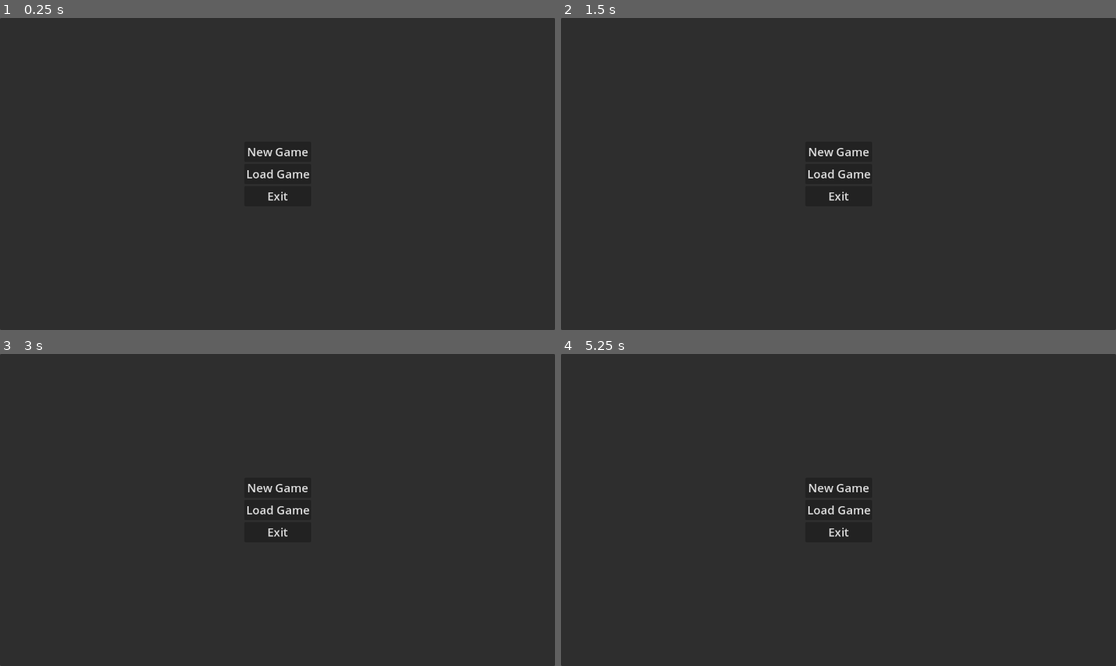
Above: before the commit, frames 1-4 (two rows, left to right).
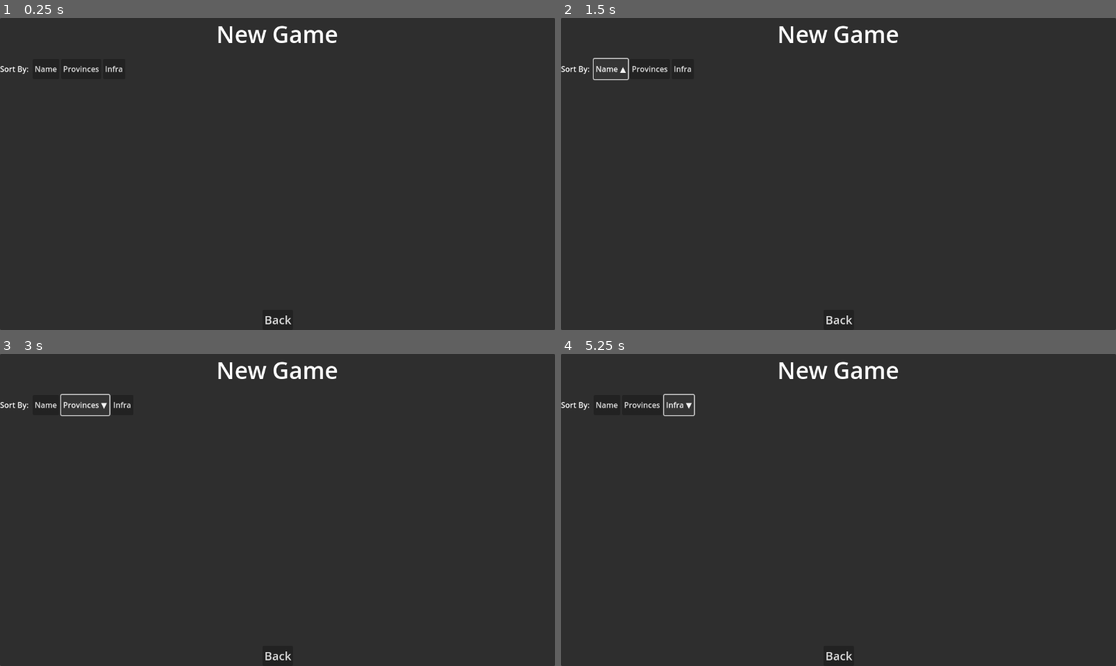
Above: after the commit, the same moments.

Repository: tsallustro/map-game
Game: Godot game, scene res://scenes/mainmenu.tscn
Same seed, same stepped clock (60 frames per second), same inputs: the game is played once before the commit and once after it.
Inputs (mouse positions are in pixels of both pictures, inside the frame that each line leads up to):
- Up to frame 1 (0.25 s): no input
- Up to frame 2 (1.5 s): click (605, 67) at 0.5 s, where only the run after the commit has a clickable "Name"; click (610, 67) at 1.25 s, where only the run after the commit has a clickable "Name ▼"
- Up to frame 3 (3 s): click (49, 403) at 2 s, where only the run after the commit has a clickable "Name ▲"; click (88, 403) at 2.75 s, where only the run after the commit has a clickable "Provinces"
- Up to frame 4 (5.25 s): click (644, 403) at 3.5 s, where only the run after the commit has a clickable "Provinces ▼"; click (644, 403) at 4.25 s, where only the run after the commit has a clickable "Provinces ▲"; click (683, 403) at 5 s, where only the run after the commit has a clickable "Infra"

The runs differ from the first frame. In frame 1, 1.1% of the frame differs, in the area x 0-61%, y 2-99%; in frame 2, 1.2%; in frame 3, 1.2%; in frame 4, 1.2%.

Commit message:
Sortable new game screen

Diff:
--- a/scenes/mainmenu.tscn
+++ b/scenes/mainmenu.tscn
@@ -20,6 +20,7 @@
 script = ExtResource("1_5mbse")
 
 [node name="InitialButtons" type="VBoxContainer" parent="BasePanel"]
+visible = false
 layout_mode = 1
 anchors_preset = 8
 anchor_left = 0.5
@@ -95,7 +96,6 @@
 text = "Back"
 
 [node name="NewGameScreen" type="Control" parent="BasePanel"]
-visible = false
 layout_mode = 1
 anchors_preset = 15
 anchor_right = 1.0
@@ -110,6 +110,28 @@
 theme_override_font_sizes/font_size = 48
 text = "New Game"
 horizontal_alignment = 1
+
+[node name="HBoxContainer" type="HBoxContainer" parent="BasePanel/NewGameScreen"]
+layout_mode = 0
+offset_top = 85.0
+offset_right = 1152.0
+offset_bottom = 127.0
+
+[node name="Label" type="Label" parent="BasePanel/NewGameScreen/HBoxContainer"]
+layout_mode = 2
+text = "Sort By: "
+
+[node name="NameSortButton" type="Button" parent="BasePanel/NewGameScreen/HBoxContainer"]
+layout_mode = 2
+text = "Name"
+
+[node name="ProvinceSortButton" type="Button" parent="BasePanel/NewGameScreen/HBoxContainer"]
+layout_mode = 2
+text = "Provinces"
+
+[node name="InfraSortButton" type="Button" parent="BasePanel/NewGameScreen/HBoxContainer"]
+layout_mode = 2
+text = "Infra"
 
 [node name="CountrySelectScroll" type="ScrollContainer" parent="BasePanel/NewGameScreen"]
 layout_mode = 1
--- a/scripts/UI/mainmenu/MainMenuController.gd
+++ b/scripts/UI/mainmenu/MainMenuController.gd
@@ -13,32 +13,60 @@
 @onready var new_game_back_button: Button = $NewGameScreen/NewGameBackButton
 @onready var country_select_container: VBoxContainer = $NewGameScreen/CountrySelectScroll/CountrySelect
 
+# New Game Sort Buttons
+@onready var name_sort_button: Button = $NewGameScreen/HBoxContainer/NameSortButton
+@onready var prov_sort_button: Button = $NewGameScreen/HBoxContainer/ProvinceSortButton
+@onready var infra_sort_button: Button = $NewGameScreen/HBoxContainer/InfraSortButton
+
 # Menus
 @onready var initial_buttons: VBoxContainer = $InitialButtons
 @onready var load_game_screen: Control = $LoadGameScreen
 @onready var new_game_screen: Control = $NewGameScreen
 
+# New Game Sort Logic
+enum SortMode {NAME, PROV, INFRA, UNSORTED}
+var sort_mode_to_buttons = {}
+var sort_mode = SortMode.UNSORTED
+var country_select_entries = []
+var up_triangle = "▲"
+var down_triangle = "▼"
+var sort_is_down = true
+
 func _ready() -> void:
+	sort_mode_to_buttons = {SortMode.NAME: {"btn": name_sort_button, "text": "Name"},
+	SortMode.PROV: {"btn": prov_sort_button, "text": "Provinces"},
+	SortMode.INFRA: {"btn": infra_sort_button, "text": "Infra"}}
+
 	new_game_button.pressed.connect(_on_new_game_button_clicked)
 	load_game_button.pressed.connect(_on_load_game_button_clicked)
 	exit_button.pressed.connect(_on_exit_button_clicked)
 	load_game_back_button.pressed.connect(_on_load_game_back_button_clicked)
 	new_game_back_button.pressed.connect(_on_new_game_back_button_clicked)
 
+	name_sort_button.pressed.connect(func(): _sort_new_game_countries(SortMode.NAME))
+	prov_sort_button.pressed.connect(func(): _sort_new_game_countries(SortMode.PROV))
+	infra_sort_button.pressed.connect(func(): _sort_new_game_countries(SortMode.INFRA))
 
 func _on_new_game_button_clicked() -> void:
 	GameState.load_all()
 	initial_buttons.visible = false
 	new_game_screen.visible = true
+	_build_country_select_entries()
+	_sort_new_game_countries(SortMode.NAME)
+	for entry in country_select_entries:
+		country_select_container.add_child(entry["obj"])
+
+
+func _build_country_select_entries() -> void:
 	for country_id in GameState.countries:
 		var cont := HBoxContainer.new()
 		cont.size_flags_horizontal = Control.SIZE_EXPAND_FILL
-		country_select_container.add_child(cont)
 		cont.alignment = BoxContainer.ALIGNMENT_CENTER
 
 		var country_data = GameState.countries[country_id]
 		var country_name = country_data["name"]
-
+		var province_count = GameState.province_count_by_country_id[country_id]
+		var infra = GameState.total_infra_by_country_id[country_id]
 		# Color rectangle
 		var color_rect = ColorRect.new()
 		color_rect.custom_minimum_size = Vector2(120, 80)
@@ -49,10 +77,44 @@
 		# Name and data
 		var country_select_entry = Button.new()
 		country_select_entry.size_flags_horizontal = Control.SIZE_EXPAND_FILL
-		country_select_entry.text = "%s | Total provinces: %d | Total infra: %d" % [country_name, GameState.province_count_by_country_id[country_id], GameState.total_infra_by_country_id[country_id]]
+		country_select_entry.text = "%s | Total provinces: %d | Total infra: %d" % [country_name, province_count, infra]
 		cont.add_child(country_select_entry)
 		country_select_entry.pressed.connect(func(): _new_game(country_id))
 
+		country_select_entries.append({"name": country_name, "provinces": province_count, "infra": infra, "obj": cont})
+
+func _sort_new_game_countries(new_sort: SortMode) -> void:
+	if new_sort == sort_mode:
+		country_select_entries.reverse()
+		sort_is_down = !sort_is_down
+		var button: Button = sort_mode_to_buttons[new_sort]["btn"]
+		var button_text: String = sort_mode_to_buttons[new_sort]["text"]
+		button.text = "%s %s" % [button_text, down_triangle if sort_is_down else up_triangle]
+	else:
+		match new_sort:
+			SortMode.NAME:
+				country_select_entries.sort_custom(func(a, b): return a["name"] < b["name"])
+			SortMode.PROV:
+				country_select_entries.sort_custom(func(a, b): return a["provinces"] > b["provinces"])
+			SortMode.INFRA:
+				country_select_entries.sort_custom(func(a, b): return a["infra"] > b["infra"])
+
+		# Set new sort button
+		var new_button: Button = sort_mode_to_buttons[new_sort]["btn"]
+		var new_button_text: String = sort_mode_to_buttons[new_sort]["text"]
+		new_button.text = "%s %s" % [new_button_text, down_triangle]
+		sort_is_down = true
+
+		# Reset old sort button
+		if sort_mode != SortMode.UNSORTED:
+			var old_button: Button = sort_mode_to_buttons[sort_mode]["btn"]
+			old_button.text = sort_mode_to_buttons[sort_mode]["text"]
+
+		sort_mode = new_sort
+	for child in country_select_container.get_children():
+		country_select_container.remove_child(child)
+	for entry in country_select_entries:
+		country_select_container.add_child(entry["obj"])
 
 func _on_load_game_button_clicked() -> void:
 	initial_buttons.visible = false
